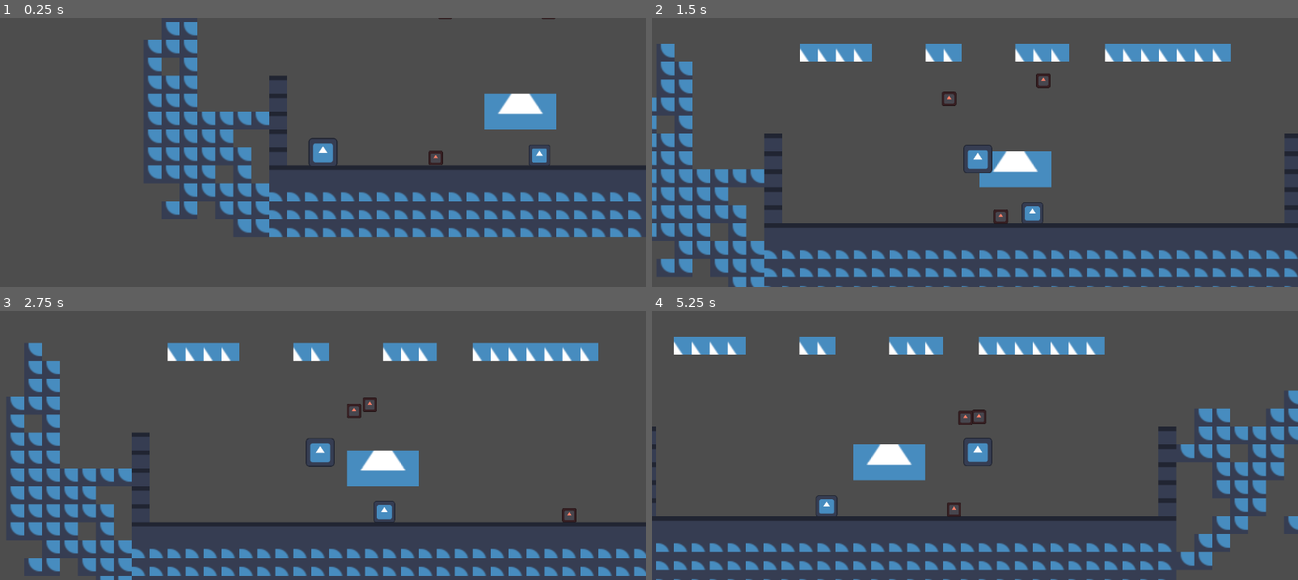
Above: before the commit, frames 1-4 (two rows, left to right).
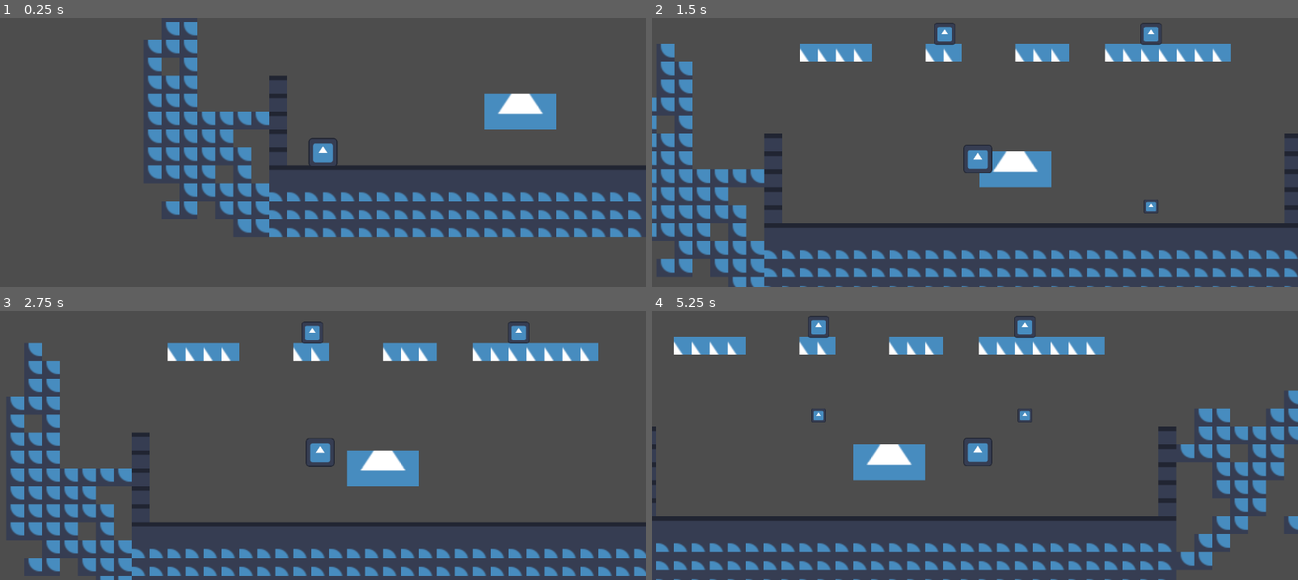
Above: after the commit, the same moments.

Repository: InovaGamesJr/dia-de-gato
Game: Godot game, scene res://Main/main.tscn
The game is run twice, just before and just after one commit, with the same random seed, the same clock (stepped at 60 frames per second) and the same inputs. The engine's default icon, where the game draws it, is replaced by a stand-in: a white triangle on a blue panel in a dark square.
Inputs:
- Up to frame 1 (0.25 s): no input
- Up to frame 2 (1.5 s): hold D (Right) from 0.53 s (still down); tap Space (Jump) at 0.6, 0.77, 1.07, 1.35 s
- Up to frame 3 (2.75 s): tap Space (Jump) at 1.52, 1.82, 2.1 s; release D (Right) at 2.03 s; hold A (Left) from 2.03 s (still down)
- Up to frame 4 (5.25 s): release A (Left) at 2.78 s; hold D (Right) 2.78-4.28 s; tap Space (Jump) at 2.85, 3.02, 3.32, 3.6, 3.77, 4.07, 4.35, 4.52, 4.82, 5.1 s; hold A (Left) 4.28-5.03 s; hold D (Right) from 5.03 s (still down)

The runs differ from the first frame. In frame 1, 0.2% of the frame differs, in the area x 66-86%, y 0-55%; in frame 2, 0.8%; in frame 3, 0.7%; in frame 4, 0.9%, in the area x 24-60%, y 1-77%.

Commit message:
Esquilo morteiro(Cima/Baixo) e Mudanças no pulo Duplo

Diff:
--- /dev/null
+++ b/inimigos_inova_xaninhatop/Enemys/enemy_mortar_squirrel.gd
@@ -0,0 +1,22 @@
+extends CharacterBody2D
+
+@onready var nuts_point: Marker2D = $Nuts_Point
+@onready var squirrel_animated: AnimatedSprite2D = $Squirrel_Animated
+
+var nut = preload("res://Nuts/nuts.tscn")
+
+var gravity : int = 1000
+
+func _physics_process(delta: float):
+	enemy_gravity(delta)
+
+	move_and_slide()
+
+func enemy_gravity(delta : float):
+	velocity.y += gravity * delta
+
+func _on_shooting_timeout():
+	var nut_instance = nut.instantiate() as Node2D
+	nut_instance.global_position =nuts_point.global_position
+	get_parent().add_child(nut_instance)
+	squirrel_animated.play("Shoot")
--- a/inimigos_inova_xaninhatop/Enemys/enemy_mortar_squirrel.tscn
+++ b/inimigos_inova_xaninhatop/Enemys/enemy_mortar_squirrel.tscn
@@ -1,5 +1,6 @@
-[gd_scene load_steps=5 format=3 uid="uid://crux2u7qaiw4n"]
+[gd_scene load_steps=6 format=3 uid="uid://crux2u7qaiw4n"]
 
+[ext_resource type="Script" path="res://Enemys/enemy_mortar_squirrel.gd" id="1_ddc73"]
 [ext_resource type="Texture2D" uid="uid://dwptxt1mln5bg" path="res://Sprite/icon.svg" id="1_uf631"]
 
 [sub_resource type="AtlasTexture" id="AtlasTexture_lcymj"]
@@ -20,8 +21,10 @@
 [sub_resource type="RectangleShape2D" id="RectangleShape2D_alsxn"]
 size = Vector2(36, 36)
 
-[node name="Enemy_Mortar_Squirrel" type="CharacterBody2D"]
+[node name="Enemy_Mortar_Squirrel" type="CharacterBody2D" groups=["Enemy", "Enemy_Squirrel"]]
 scale = Vector2(0.5, 0.5)
+collision_layer = 4
+script = ExtResource("1_ddc73")
 
 [node name="Squirrel_Animated" type="AnimatedSprite2D" parent="."]
 scale = Vector2(0.3, 0.3)
@@ -32,3 +35,11 @@
 [node name="HitBox" type="CollisionShape2D" parent="."]
 shape = SubResource("RectangleShape2D_alsxn")
 debug_color = Color(0.308823, 0.62689, 0, 0.42)
+
+[node name="Shooting" type="Timer" parent="."]
+autostart = true
+
+[node name="Nuts_Point" type="Marker2D" parent="."]
+position = Vector2(0, 8)
+
+[connection signal="timeout" from="Shooting" to="." method="_on_shooting_timeout"]
--- a/inimigos_inova_xaninhatop/Hero/hero.tscn
+++ b/inimigos_inova_xaninhatop/Hero/hero.tscn
@@ -1,7 +1,10 @@
-[gd_scene load_steps=4 format=3 uid="uid://bjdl72te0khrv"]
+[gd_scene load_steps=5 format=3 uid="uid://bjdl72te0khrv"]
 
 [ext_resource type="Script" path="res://character_body_2d.gd" id="1_fttlo"]
 [ext_resource type="Texture2D" uid="uid://dwptxt1mln5bg" path="res://Sprite/icon.svg" id="2_2cftc"]
+
+[sub_resource type="RectangleShape2D" id="RectangleShape2D_j7fn0"]
+size = Vector2(29.125, 28.5)
 
 [sub_resource type="RectangleShape2D" id="RectangleShape2D_4whll"]
 size = Vector2(23, 23)
@@ -15,6 +18,12 @@
 scale = Vector2(0.2, 0.2)
 texture = ExtResource("2_2cftc")
 
-[node name="HitBox" type="CollisionShape2D" parent="."]
+[node name="HurtBox" type="Area2D" parent="."]
+
+[node name="Hurt_Shape" type="CollisionShape2D" parent="HurtBox"]
+shape = SubResource("RectangleShape2D_j7fn0")
+debug_color = Color(1, 0.216402, 0.649892, 0.42)
+
+[node name="Cats_Body" type="CollisionShape2D" parent="."]
 shape = SubResource("RectangleShape2D_4whll")
-debug_color = Color(0.375106, 0.611599, 0.168163, 0.42)
+debug_color = Color(0.129412, 1, 0.207843, 0.419608)
--- a/inimigos_inova_xaninhatop/Main/main.tscn
+++ b/inimigos_inova_xaninhatop/Main/main.tscn
@@ -7,7 +7,7 @@
 [ext_resource type="Script" path="res://Main/alarm.gd" id="3_6no7y"]
 [ext_resource type="PackedScene" uid="uid://dwok6jk07mqp5" path="res://Enemys/enemy_rat.tscn" id="4_g3u5l"]
 [ext_resource type="PackedScene" uid="uid://bd7waua8am21s" path="res://Enemys/enemy_bat.tscn" id="5_ad66m"]
-[ext_resource type="PackedScene" uid="uid://c6rnloufggj2h" path="res://Enemys/enemy_chaser_squirrel.tscn" id="8_0lha7"]
+[ext_resource type="PackedScene" uid="uid://crux2u7qaiw4n" path="res://Enemys/enemy_mortar_squirrel.tscn" id="8_jhd3i"]
 
 [sub_resource type="TileSetAtlasSource" id="TileSetAtlasSource_5635v"]
 texture = ExtResource("1_lsc0s")
@@ -145,6 +145,7 @@
 player = NodePath("../Hero")
 
 [node name="BatOnlyCollision" type="StaticBody2D" parent="."]
+visible = false
 collision_layer = 8
 collision_mask = 8
 
@@ -157,6 +158,7 @@
 layer_0/tile_data = PackedInt32Array(65521, 196608, 0, 131057, 393216, 1, 196593, 393216, 1, 262129, 393216, 1, 65522,  …(4272 unchanged characters)…
 
 [node name="Awaken_Bats" type="Area2D" parent="."]
+visible = false
 position = Vector2(-151, -49)
 collision_layer = 16
 collision_mask = 18
@@ -169,18 +171,24 @@
 position = Vector2(-192, -20)
 
 [node name="Enemy_Rat" parent="." instance=ExtResource("4_g3u5l")]
+visible = false
 position = Vector2(-29, -40)
 
 [node name="Enemys" type="Node" parent="."]
 
 [node name="Enemy_bat" parent="Enemys" instance=ExtResource("5_ad66m")]
+visible = false
 position = Vector2(9, -137)
 collision_mask = 9
 
 [node name="Enemy_bat2" parent="Enemys" instance=ExtResource("5_ad66m")]
+visible = false
 position = Vector2(-83, -137)
 
-[node name="Enemy_Chaser_Squirrel" parent="." instance=ExtResource("8_0lha7")]
-position = Vector2(1, -24)
+[node name="Enemy_Mortar_Squirrel" parent="." instance=ExtResource("8_jhd3i")]
+position = Vector2(-79, -180)
+
+[node name="Enemy_Mortar_Squirrel2" parent="." instance=ExtResource("8_jhd3i")]
+position = Vector2(105, -180)
 
 [connection signal="body_entered" from="Awaken_Bats" to="Awaken_Bats/Alarm" method="_on_awaken_bats_body_entered"]
--- /dev/null
+++ b/inimigos_inova_xaninhatop/Nuts/nuts.gd
@@ -0,0 +1,16 @@
+extends AnimatedSprite2D
+
+var speed : int = 300
+
+func _physics_process(delta: float):
+	move_local_y(speed * delta)
+
+func _on_vanish_timer_timeout():
+	queue_free()
+
+func _on_hit_box_area_entered(area: Area2D):
+	print("Nut entrou na area")
+	nut_impact()
+
+func nut_impact():
+	queue_free()
--- /dev/null
+++ b/inimigos_inova_xaninhatop/Nuts/nuts.tscn
@@ -0,0 +1,44 @@
+[gd_scene load_steps=6 format=3 uid="uid://0rhkij06sxo1"]
+
+[ext_resource type="Texture2D" uid="uid://dwptxt1mln5bg" path="res://Sprite/icon.svg" id="1_h5orf"]
+[ext_resource type="Script" path="res://Nuts/nuts.gd" id="2_tcxgy"]
+
+[sub_resource type="AtlasTexture" id="AtlasTexture_p26ju"]
+atlas = ExtResource("1_h5orf")
+region = Rect2(0, 0, 128, 128)
+
+[sub_resource type="SpriteFrames" id="SpriteFrames_f5aw4"]
+animations = [{
+"frames": [{
+"duration": 1.0,
+"texture": SubResource("AtlasTexture_p26ju")
+}],
+"loop": true,
+"name": &"Nut",
+"speed": 5.0
+}]
+
+[sub_resource type="CapsuleShape2D" id="CapsuleShape2D_pm7xi"]
+radius = 61.0
+height = 196.0
+
+[node name="Nuts" type="AnimatedSprite2D" groups=["Player"]]
+scale = Vector2(0.1, 0.1)
+sprite_frames = SubResource("SpriteFrames_f5aw4")
+animation = &"Nut"
+script = ExtResource("2_tcxgy")
+
+[node name="Vanish_Timer" type="Timer" parent="."]
+wait_time = 3.0
+one_shot = true
+autostart = true
+
+[node name="HitBox" type="Area2D" parent="."]
+
+[node name="Nut_Shape" type="CollisionShape2D" parent="HitBox"]
+position = Vector2(0, 1)
+shape = SubResource("CapsuleShape2D_pm7xi")
+debug_color = Color(0.322318, 0.332442, 4.81308e-08, 0.42)
+
+[connection signal="timeout" from="Vanish_Timer" to="." method="_on_vanish_timer_timeout"]
+[connection signal="area_entered" from="HitBox" to="." method="_on_hit_box_area_entered"]
--- a/inimigos_inova_xaninhatop/character_body_2d.gd
+++ b/inimigos_inova_xaninhatop/character_body_2d.gd
@@ -19,10 +19,14 @@
 	if Input.is_action_just_pressed("Jump") and is_on_floor():
 		velocity.y = JUMP_VELOCITY
 		number_jumps += 1
-	elif Input.is_action_just_pressed("Jump") and !is_on_floor() and number_jumps < 2:
+	elif Input.is_action_just_pressed("Jump") and !is_on_floor() and number_jumps == 1:
 		velocity.y = JUMP_VELOCITY
 		number_jumps += 1
-	if is_on_floor() and number_jumps >= 2:
+	elif Input.is_action_just_pressed("Jump") and !is_on_floor() and number_jumps == 0:
+		velocity.y = JUMP_VELOCITY
+		number_jumps += 2
+	# Restart jump_count
+	if is_on_floor():
 		number_jumps = 0
 	# Get the input direction and handle the movement/deceleration.
 	# As good practice, you should replace UI actions with custom gameplay actions.
